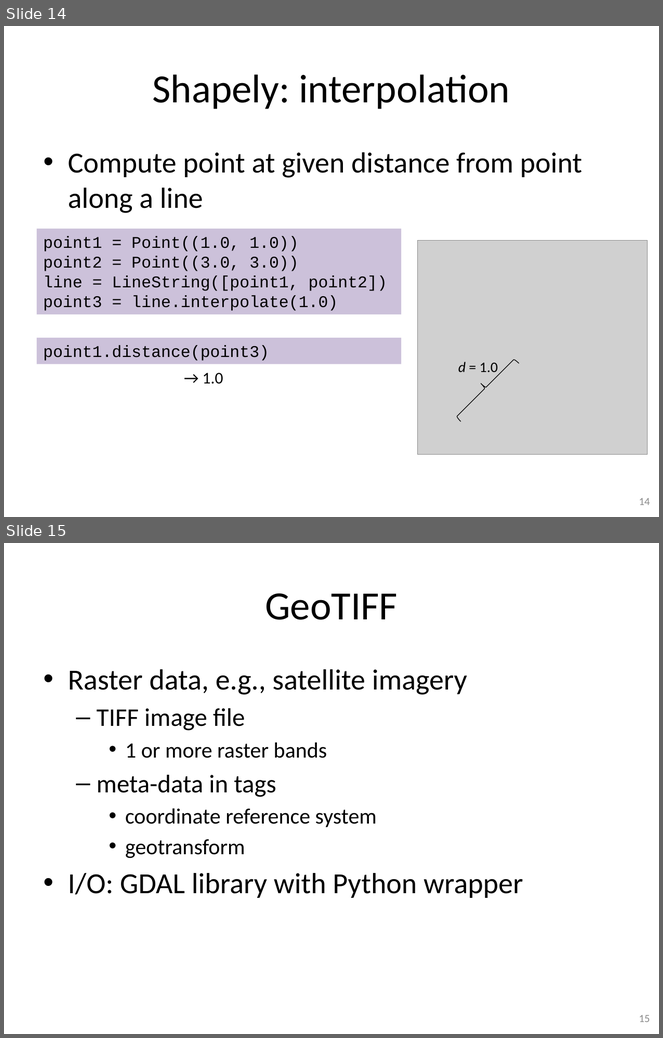
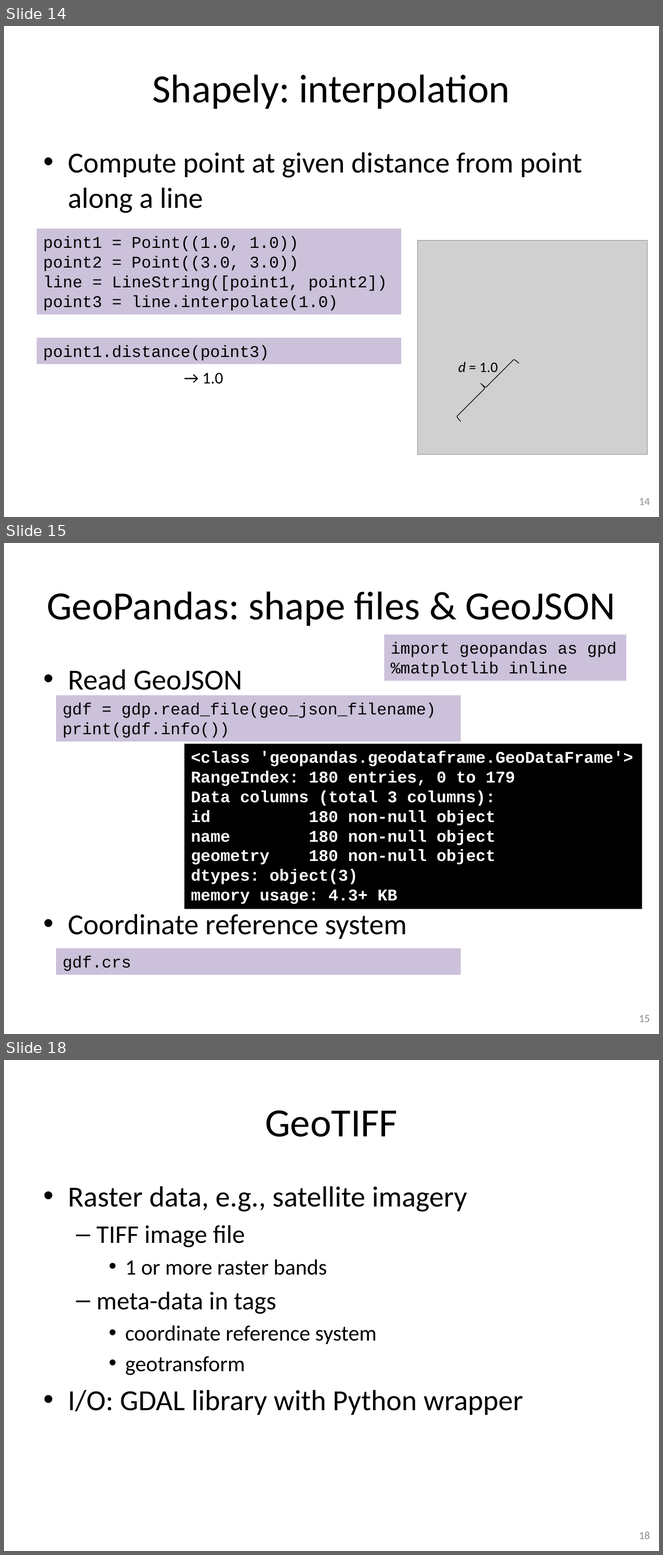
Before and after one commit to gjbex/training-material, a slide deck: Python/python_gis.pptx. Shown one above the other, each under a label of ours: slides 14 and 15 before the commit, slides 14, 15 and 18 after it; the slides between them are not shown. The pictures are 663x1038 and 663x1555 pixels, drawn with LibreOffice and Linux fonts; fonts in the diff are those of the drawing; grey boxes stand for pictures. Boxes give left, top, right and bottom in pixels: in the first picture for what was removed or moved away, otherwise in the second. Text is boxed around its words. In the diff, an @@ line names an element or a change of style, - is before the commit and + after.

Commit message:
Add GeoPandas slides; add geo-transform formulas for GeoTIFF

```diff
--- a/Python/python_gis.pptx
+++ b/Python/python_gis.pptx
@@ slide 15 added at bbox=[4, 543, 659, 1034], background #FFFFFF @@
@@ title added at bbox=[47, 591, 616, 626], 44 pt, text #000000 @@
+GeoPandas: shape files & GeoJSON
@@ rectangle added at bbox=[385, 635, 626, 681], fill #CCC1DA, 18 pt, text #000000 @@
+import geopandas as gpd
+%matplotlib inline
@@ text added at bbox=[68, 669, 407, 939], 32 pt, text #000000 @@
+• Read GeoJSON
+• Coordinate reference system
@@ rectangle added at bbox=[56, 696, 461, 742], fill #CCC1DA, 18 pt, text #000000 @@
+gdf = gdp.read_file(geo_json_filename)
+print(gdf.info())
@@ rectangle added at bbox=[185, 744, 643, 909], fill #000000, 18 pt, text #FFFFFF, bold @@
+<class 'geopandas.geodataframe.GeoDataFrame'>
+RangeIndex: 180 entries, 0 to 179
+Data columns (total 3 columns):
+id 180 non-null object
+name 180 non-null object
+geometry 180 non-null object
+dtypes: object(3)
+memory usage: 4.3+ KB
@@ rectangle added at bbox=[56, 949, 461, 975], fill #CCC1DA, 18 pt, text #000000 @@
+gdf.crs
@@ page number added at bbox=[639, 1015, 650, 1022], 12 pt, text #8C8C8C @@
+15
@@ what was slide 15 is now slide 18 @@
@@ page number at bbox=[639, 1532, 650, 1539]: text changed @@
-15
+18
```
Also in this commit, not shown: 1 slide changed, 3 other slides added.
